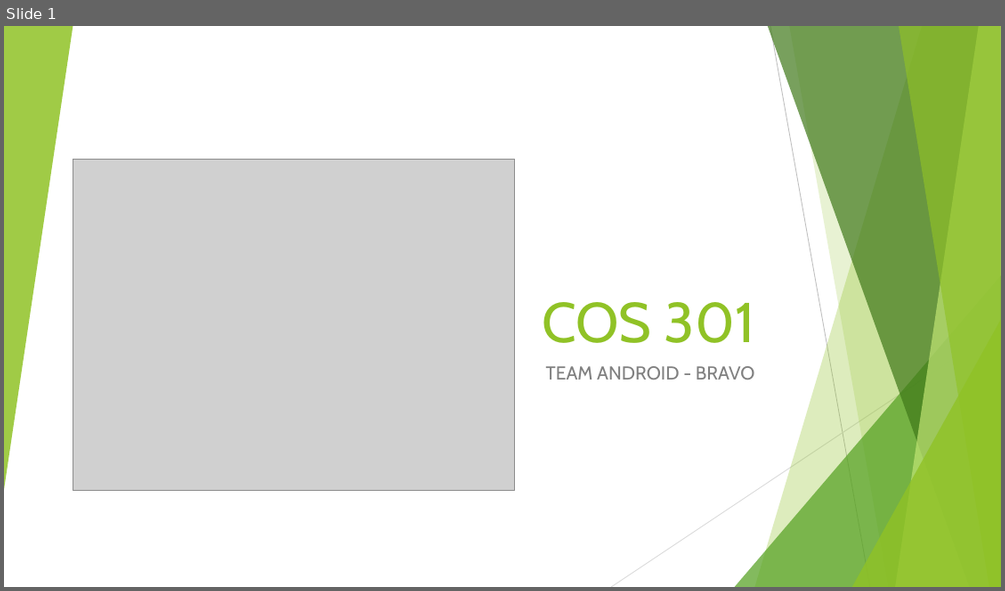
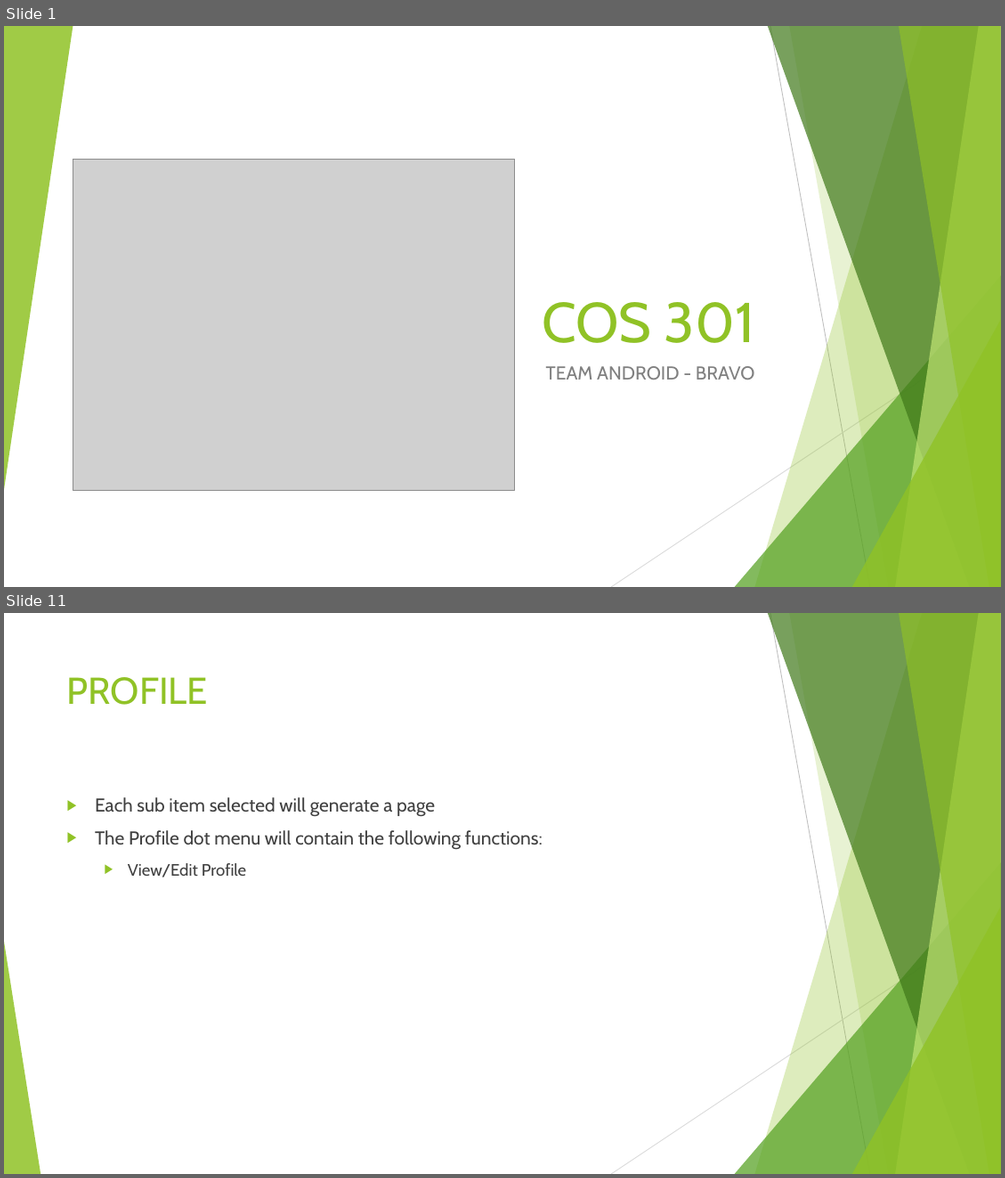
Before and after one commit to u14077893/Bravo, a slide deck: Android Interface/Presentation/COS 301 Presentation.pptx. Shown one above the other, each under a label of ours: slide 1 before the commit, slides 1 and 11 after it; the slides between them are not shown. The pictures are 1005x591 and 1005x1178 pixels, drawn with LibreOffice and Linux fonts; fonts in the diff are those of the drawing; grey boxes stand for pictures. Boxes give left, top, right and bottom in pixels: in the first picture for what was removed or moved away, otherwise in the second. Text is boxed around its words. In the diff, an @@ line names an element or a change of style, - is before the commit and + after.

```diff
--- a/Android Interface/Presentation/COS 301 Presentation.pptx
+++ b/Android Interface/Presentation/COS 301 Presentation.pptx
@@ slide 11 added at (4,613,1001,1174), background #FFFFFF; not listed: 9 template elements that a slide beside it also shows @@
@@ title added at (67,677,209,705), 36 pt, text #90C226 @@
+PROFILE
@@ text added at (95,797,542,877), 18 pt, text #404040 @@
+▶ Each sub item selected will generate a page
+▶ The Profile dot menu will contain the following functions:
+  ▶ View/Edit Profile
@@ triangle added at (4,941,40,1174), fill #90C226 at 85% opacity @@
```
Also in this commit, not shown: 16 other slides added.
